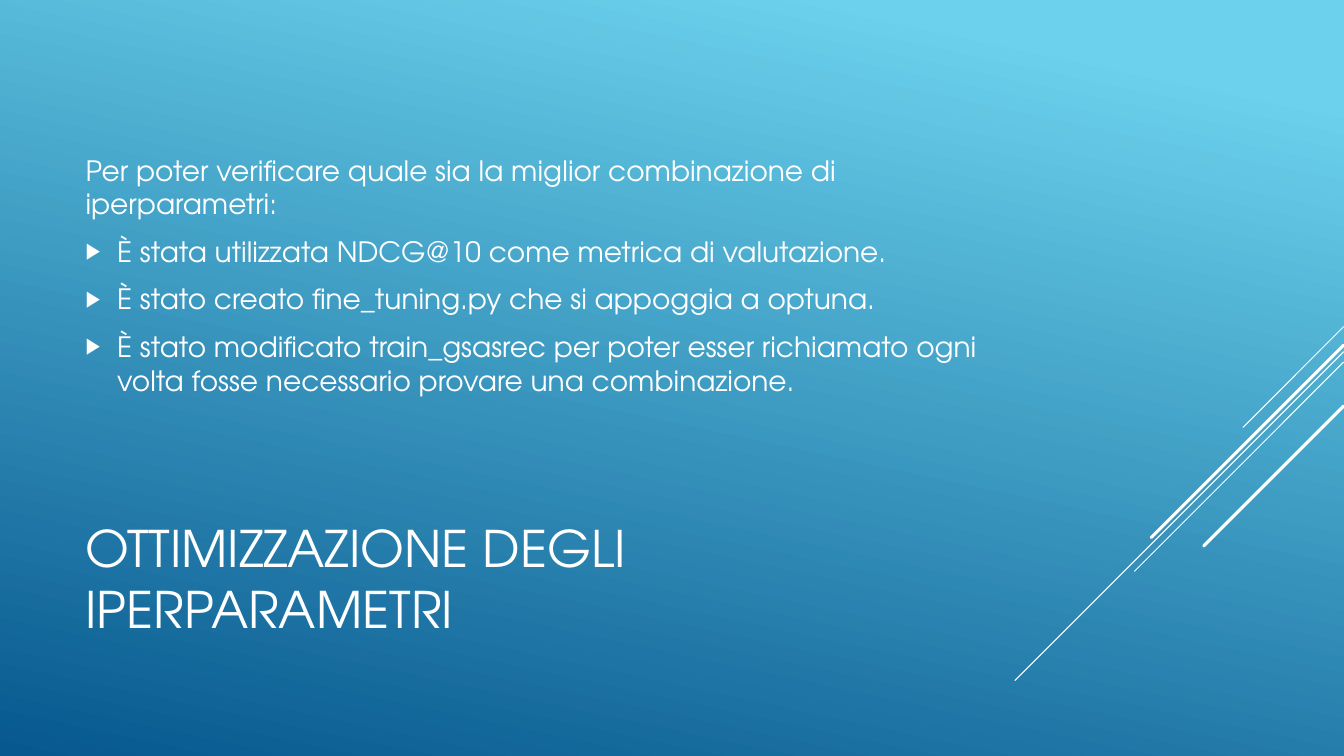
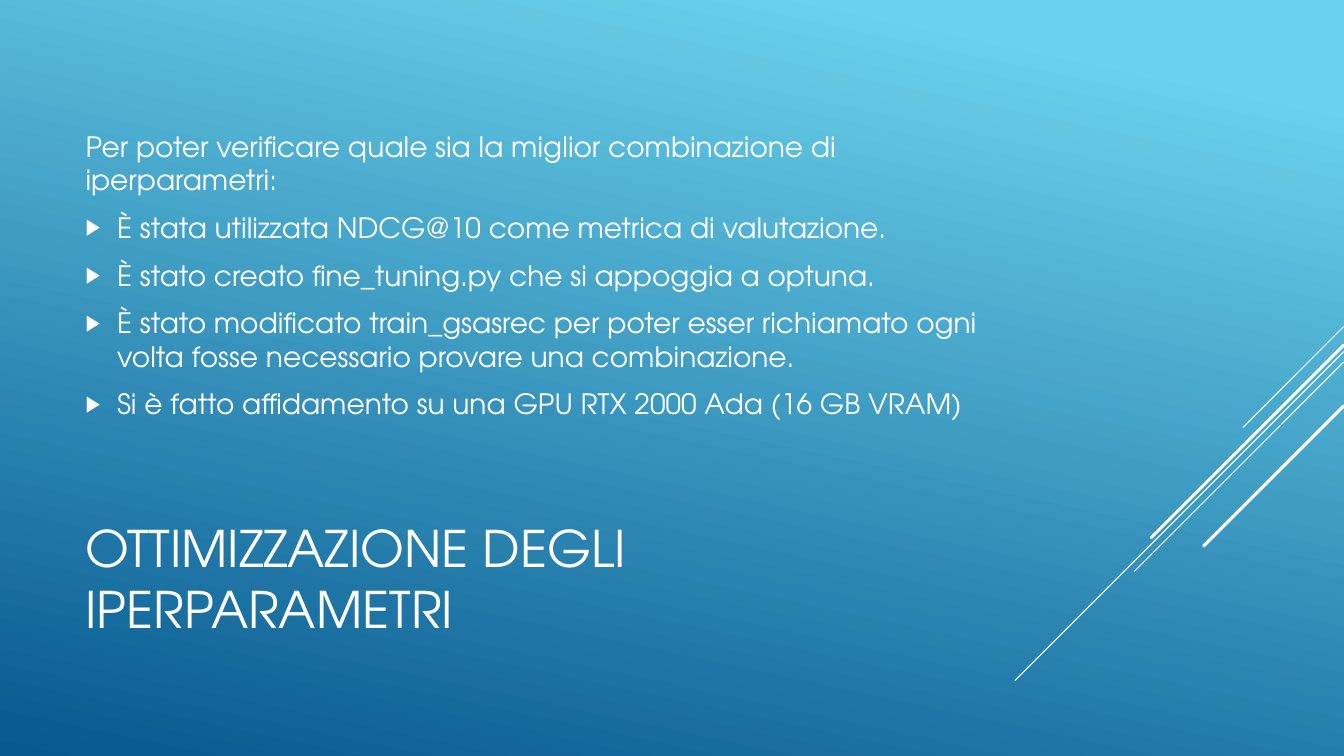
Before and after one commit to Bognanni/gsasrec-py-rust, a slide deck: slide 11 of Gsasrec.pptx. Drawn at 1344x756 pixels with LibreOffice and Linux fonts; fonts in the diff are those of the drawing. Boxes give left, top, right and bottom in pixels: in the first picture for what was removed or moved away, otherwise in the second. Text is boxed around its words. In the diff, an @@ line names an element or a change of style, - is before the commit and + after.

```diff
--- a/Gsasrec.pptx
+++ b/Gsasrec.pptx
@@ text at bbox=[117, 392, 961, 420]: paragraph added @@
+▶ Si è fatto affidamento su una GPU RTX 2000 Ada (16 GB VRAM)
```
Also in this commit, not shown: 1 other slide changed, 2 slides added, 5 other files.
